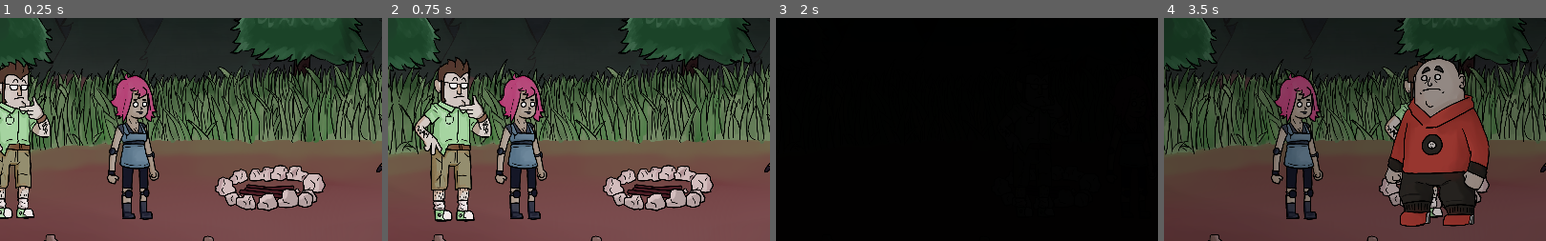
Above: before the commit, frames 1-4 (left to right).
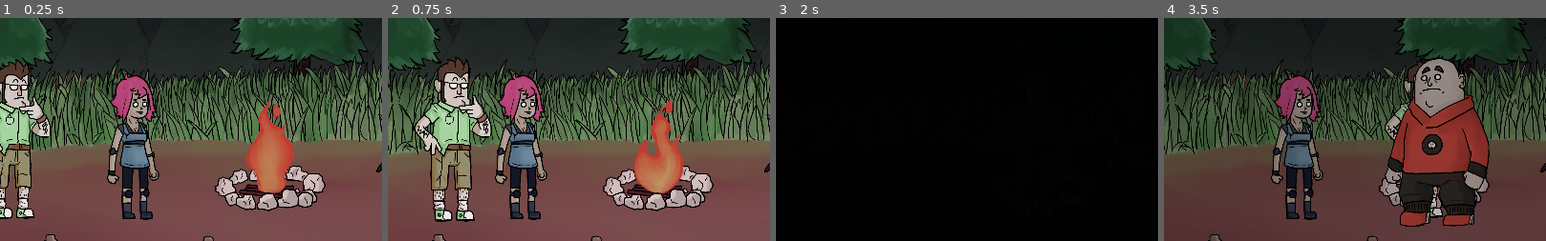
Above: after the commit, the same moments.

Repository: Hairic95/LD-46-project
Game: Godot game, scene res://Src/Scenes/GameScene.tscn
Same seed, same stepped clock (60 frames per second), same inputs: the game is played once before the commit and once after it. Before the commit the project has no main scene; this scene is started directly in both runs.
Inputs (mouse positions are % of the whole screen's width and height, from its top left):
- Up to frame 1 (0.25 s): no input
- Up to frame 2 (0.75 s): drag from (12, 77) to (46, 77) at 0.52 s
- Up to frame 3 (2 s): drag from (28, 76) to (64, 76) at 1.27 s
- Up to frame 4 (3.5 s): click (64, 76) at 2.17 s; tap Enter at 2.75 s; drag from (82, 76) to (45, 77) at 2.77 s
The pictures show only the part of the screen within x 11-61%, y 50-100%; the shares and areas given below are measured in that part.

The runs differ from the first frame. In frame 1, 3.0% of the frame differs, in the area x 64-77%, y 37-80%; in frame 2, 3.0%; in frame 3, less than 0.1%; in frame 4, less than 0.1%.
Error in both runs: Invalid call. Nonexistent function 'split' in base 'Nil'. (res://Src/Autoloads/TEXT.gd:32)

Commit message:
added fire animation

Diff:
--- /dev/null
+++ b/Src/Entities/Campfire.gd
@@ -0,0 +1,16 @@
+extends Node2D
+
+
+# Declare member variables here. Examples:
+# var a = 2
+# var b = "text"
+
+
+# Called when the node enters the scene tree for the first time.
+func _ready():
+	$Sprite/Anim.play("Fire")
+
+
+# Called every frame. 'delta' is the elapsed time since the previous frame.
+#func _process(delta):
+#	pass
--- a/Src/Entities/Campfire.tscn
+++ b/Src/Entities/Campfire.tscn
@@ -1,15 +1,45 @@
-[gd_scene load_steps=4 format=2]
+[gd_scene load_steps=9 format=2]
 
 [ext_resource path="res://Textures/campfire-top.png" type="Texture" id=1]
 [ext_resource path="res://Textures/campfire-bottom.png" type="Texture" id=2]
+[ext_resource path="res://Textures/fire_frame_1.png" type="Texture" id=3]
+[ext_resource path="res://Textures/fire_frame_2.png" type="Texture" id=4]
+[ext_resource path="res://Textures/fire_frame_3.png" type="Texture" id=5]
+[ext_resource path="res://Src/Entities/Campfire.gd" type="Script" id=6]
 
-[sub_resource type="RectangleShape2D" id=1]
+[sub_resource type="Animation" id=1]
+resource_name = "Fire"
+length = 0.45
+loop = true
+step = 0.15
+tracks/0/type = "value"
+tracks/0/path = NodePath(".:texture")
+tracks/0/interp = 1
+tracks/0/loop_wrap = true
+tracks/0/imported = false
+tracks/0/enabled = true
+tracks/0/keys = {
+"times": PoolRealArray( 0, 0.15, 0.3 ),
+"transitions": PoolRealArray( 1, 1, 1 ),
+"update": 1,
+"values": [ ExtResource( 3 ), ExtResource( 4 ), ExtResource( 5 ) ]
+}
+
+[sub_resource type="RectangleShape2D" id=2]
 extents = Vector2( 224, 331.294 )
 
 [node name="Campfire" type="Node2D"]
+script = ExtResource( 6 )
 
 [node name="campfire-top" type="Sprite" parent="."]
 texture = ExtResource( 1 )
+
+[node name="Sprite" type="Sprite" parent="."]
+texture = ExtResource( 4 )
+offset = Vector2( 0, -200 )
+
+[node name="Anim" type="AnimationPlayer" parent="Sprite"]
+anims/Fire = SubResource( 1 )
 
 [node name="campfire-bottom" type="Sprite" parent="."]
 texture = ExtResource( 2 )
--- a/Src/Scenes/INTRO.tscn
+++ b/Src/Scenes/INTRO.tscn
@@ -1,9 +1,8 @@
-[gd_scene load_steps=15 format=2]
+[gd_scene load_steps=14 format=2]
 
 [ext_resource path="res://Music/title_music.wav" type="AudioStream" id=1]
 [ext_resource path="res://Fonts/HWYGOTH.TTF" type="DynamicFontData" id=2]
-[ext_resource path="res://Textures/campfire-bottom.png" type="Texture" id=3]
-[ext_resource path="res://Textures/campfire-top.png" type="Texture" id=4]
+[ext_resource path="res://Src/Entities/Campfire.tscn" type="PackedScene" id=3]
 
 [sub_resource type="GDScript" id=1]
 script/source = "extends CanvasLayer
@@ -261,12 +260,6 @@
 "_edit_use_anchors_": false
 }
 
-[node name="campfire-top" type="Sprite" parent="THEFIRE"]
-position = Vector2( 142.753, 516.415 )
+[node name="Campfire" parent="THEFIRE" instance=ExtResource( 3 )]
+position = Vector2( 140, 500 )
 scale = Vector2( 0.5, 0.5 )
-texture = ExtResource( 4 )
-
-[node name="campfire-bottom" type="Sprite" parent="THEFIRE"]
-position = Vector2( 149.968, 513.744 )
-scale = Vector2( 0.5, 0.5 )
-texture = ExtResource( 3 )
--- a/project.godot
+++ b/project.godot
@@ -16,6 +16,7 @@
 [application]
 
 config/name="Ld- 46- Project"
+run/main_scene="res://Src/Scenes/INTRO.tscn"
 config/icon="res://icon.png"
 
 [autoload]
Not shown: 1 places in Src/Entities/Campfire.tscn that only renumber resources
Not shown, added: Textures/char_dragged_bob.png.import
Not shown, added: Textures/char_dragged_roxie.png.import
Not shown, added: Textures/char_dragged_tatiana.png.import
Binary file added: Textures/fire_frame_1.png
Not shown, added: Textures/fire_frame_1.png.import
Binary file added: Textures/fire_frame_2.png
Not shown, added: Textures/fire_frame_2.png.import
Binary file added: Textures/fire_frame_3.png
Not shown, added: Textures/fire_frame_3.png.import
